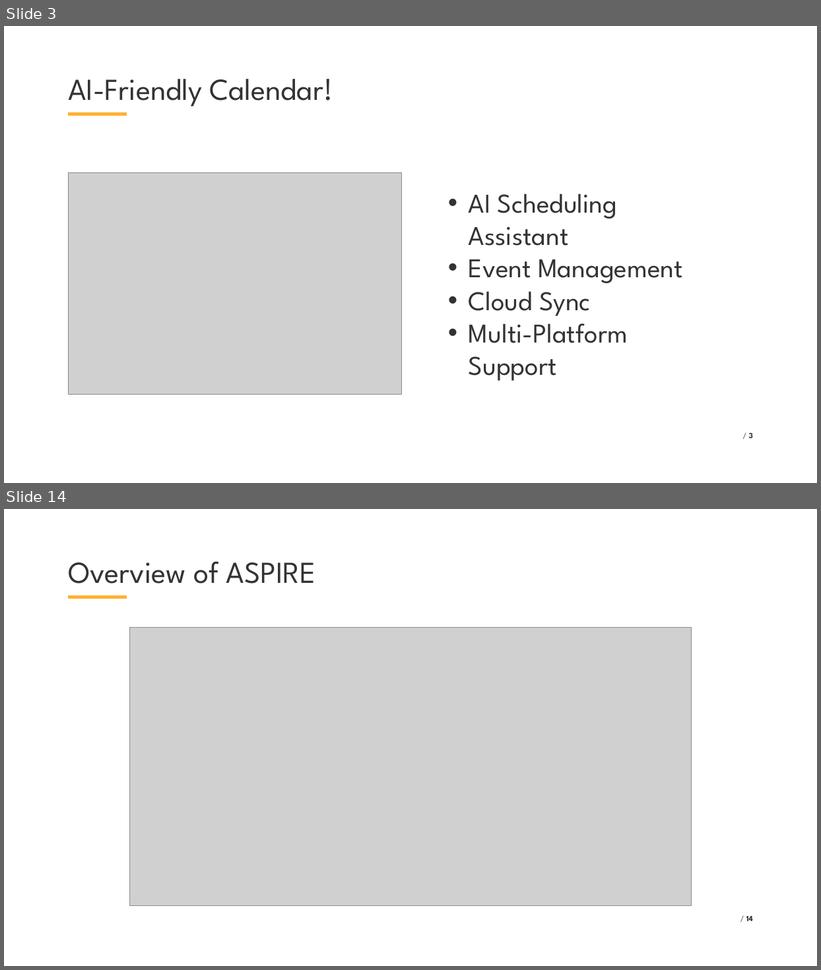
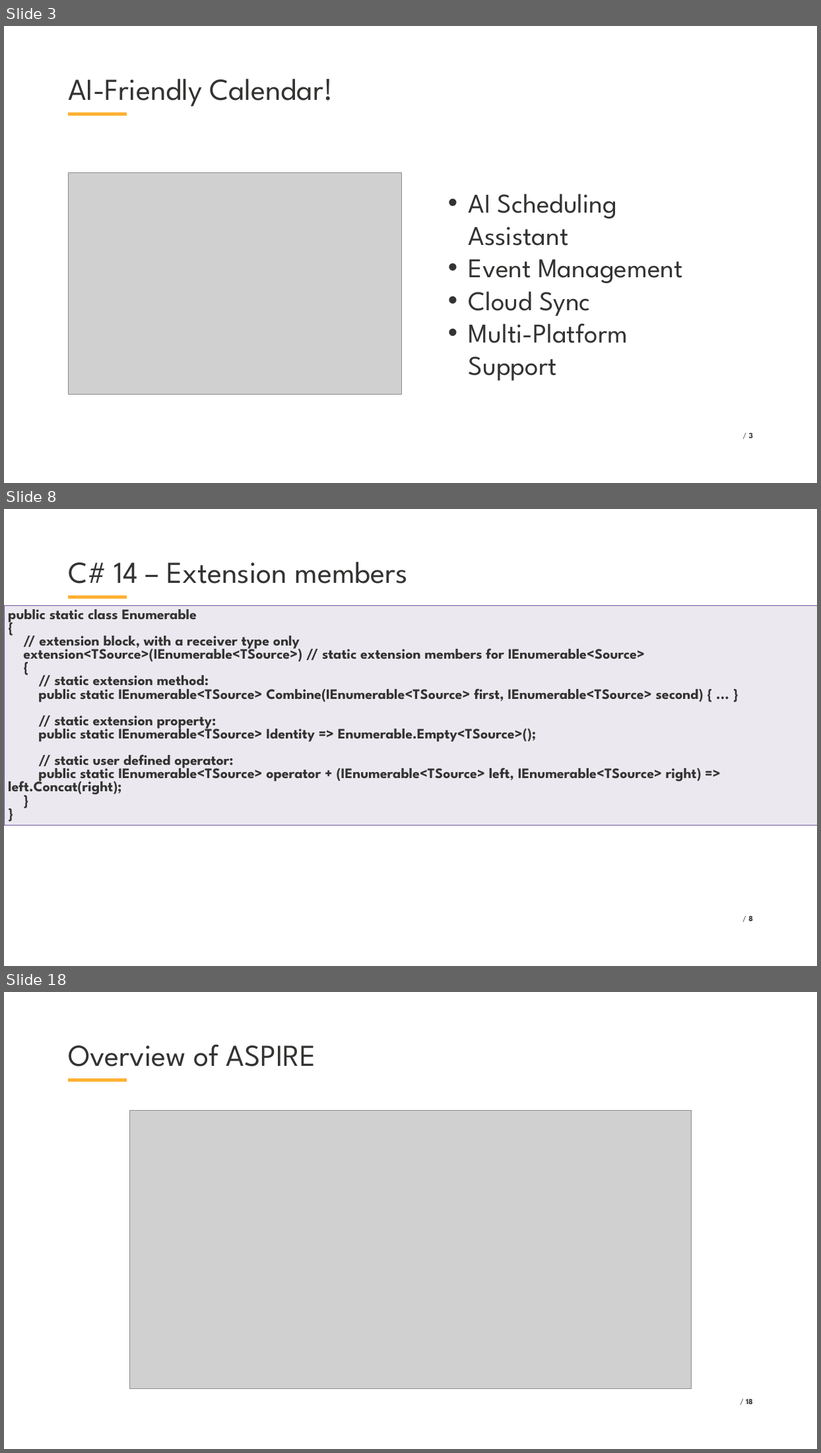
Before and after one commit to VladislavAntonyuk/AICalendar, a slide deck: .NET Conf 2025 - Ukraine (Eng).pptx. Shown one above the other, each under a label of ours: slides 3 and 14 before the commit, slides 3, 8 and 18 after it; the slides between them are not shown. The pictures are 821x970 and 821x1453 pixels, drawn with LibreOffice and Linux fonts; fonts in the diff are those of the drawing; grey boxes stand for pictures; background and template pictures are left out. Boxes give left, top, right and bottom in pixels: in the first picture for what was removed or moved away, otherwise in the second. Text is boxed around its words. In the diff, an @@ line names an element or a change of style, - is before the commit and + after.

```diff
--- a/.NET Conf 2025 - Ukraine (Eng).pptx
+++ b/.NET Conf 2025 - Ukraine (Eng).pptx
@@ slide 8 added at (x1=4, y1=509, x2=817, y2=966), background #FFFFFF; not listed: 1 template element that a slide beside it also shows @@
@@ title added at (x1=68, y1=562, x2=407, y2=584), 54 pt, text #333332 @@
+C# 14 – Extension members
@@ table added at (x1=4, y1=606, x2=817, y2=870), 1 rows, 1 columns @@
+public static class Enumerable / { / // extension block, with a receiver type only / extension<TSource>(IEnumerable<TSource>) // static extension members for IEnumerable<Source> / { / // static extension method: / public static IEnumerable<TSource> Combine(IEnumerable<TSource> first, IEnumerable<TSource> second) { ... } / // static extension property: / public static IEnumerable<TSource> Identity => Enumerable.Empty<TSource>(); / // static user defined operator: / public static IEnumerable<TSource> operator + (IEnumerable<TSource> left, IEnumerable<TSource> right) => left.Concat(right); / } / }
@@ page number added at (x1=748, y1=916, x2=753, y2=921), 14 pt, text #333332 @@
+/ 8
@@ what was slide 14 is now slide 18 @@
@@ page number at (x1=746, y1=1399, x2=753, y2=1404): text changed @@
-/ 14
+/ 18
```
Also in this commit, not shown: 11 slides changed, 11 other slides added, 3 slides removed, 43 other files.
